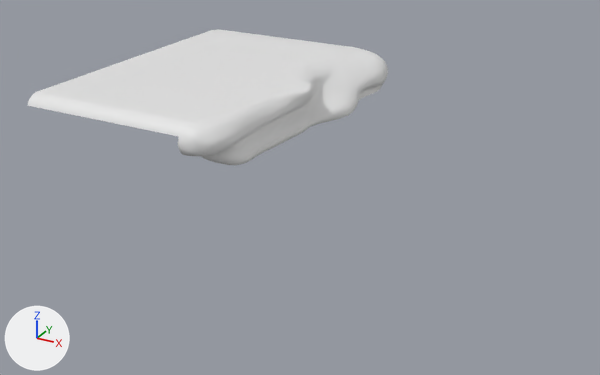
The FBX model Assets/Contents/Models/raw/pond_bank.fbx as it was, and as the next commit left it.
Rendered twice from a 50 mm lens placed at (42.3, -76.1, 27.5), pointed at (3.2, -4.9, -8.1). The axes (+X, +Y, +Z) are drawn at lower left. The lights are the same throughout. Where no turn or scale is listed for an object, it has been applied to the vertices.

Names of what the first picture shows: 'land'.
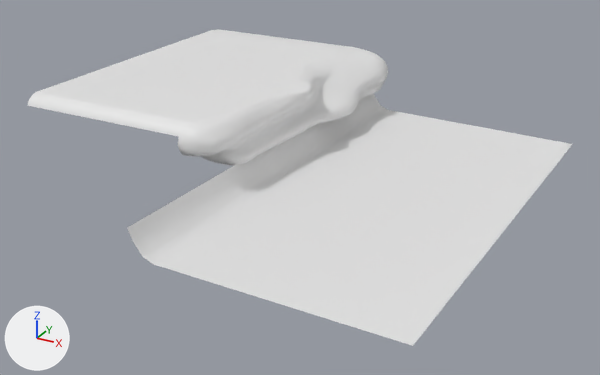
Changed parts and their boxes [x1, y1, x2, y2] in the pictures (600 x 375 px):
```json
{"object": "land", "change": "reshaped", "before": [27, 29, 388, 165], "after": [27, 29, 572, 346]}
{"part": 1, "of": "me_cylinder_001", "change": "added", "after": [127, 93, 572, 346]}
```

Scene script edits in JSON lines:
```json
{"block": "me_cylinder_001", "where": "me_cylinder_001.from_pydata(...)  # 6183 vertices, 5998 faces; spans x -23.5..3.2, y -16.5..22.1, z -3.6..1.2"}
{"block": "me_cylinder_001", "where": "# used by ob_land; location = (0.0, 0.0, 0.0)"}
{"block": "me_cylinder_001", "where": "# verts and faces of me_cylinder_001; kept vertices keep their numbers, new ones are numbered from 6183"}
{"block": "me_cylinder_001", "change": "me_cylinder_001 part 1"}
{"op": "add", "block": "me_cylinder_001", "code": "verts[6183] = (-0.3, -28.4, -3.5)  # pixel (127, 227)"}
{"op": "add", "block": "me_cylinder_001", "code": "verts[6184] = (1.0, -28.4, -5.8)  # pixel (142, 256)"}
{"op": "add", "block": "me_cylinder_001", "code": "verts[6185] = (25.3, -28.4, -6.7)  # pixel (412, 345)"}
{"op": "add", "block": "me_cylinder_001", "code": "verts[6186] = (2.1, -28.4, -6.3)  # pixel (152, 264)"}
{"op": "add", "block": "me_cylinder_001", "code": "for new, old in zip([*range(6187, 6191)], [*range(6183, 6187)]): verts[new] = verts[old] + (1.1, 46.8, 0.1)"}
{"op": "add", "block": "me_cylinder_001", "code": "verts[6191] = (1.3, 18.4, -4.5)  # pixel (374, 95)"}
{"op": "add", "block": "me_cylinder_001", "code": "verts[6192] = (0.1, -28.4, -4.6)  # pixel (132, 241)"}
{"op": "add", "block": "me_cylinder_001", "code": "faces += [(6184, 6188, 6191, 6192), (6185, 6189, 6190, 6186), (6183, 6192, 6191, 6187), (6184, 6186, 6190, 6188)]"}
```
